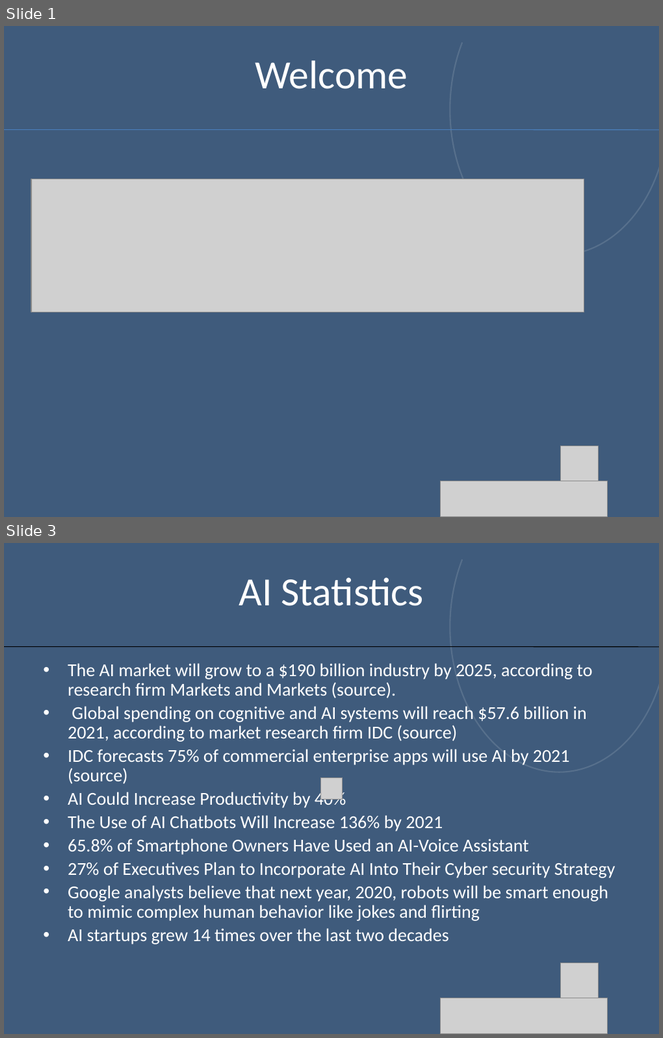
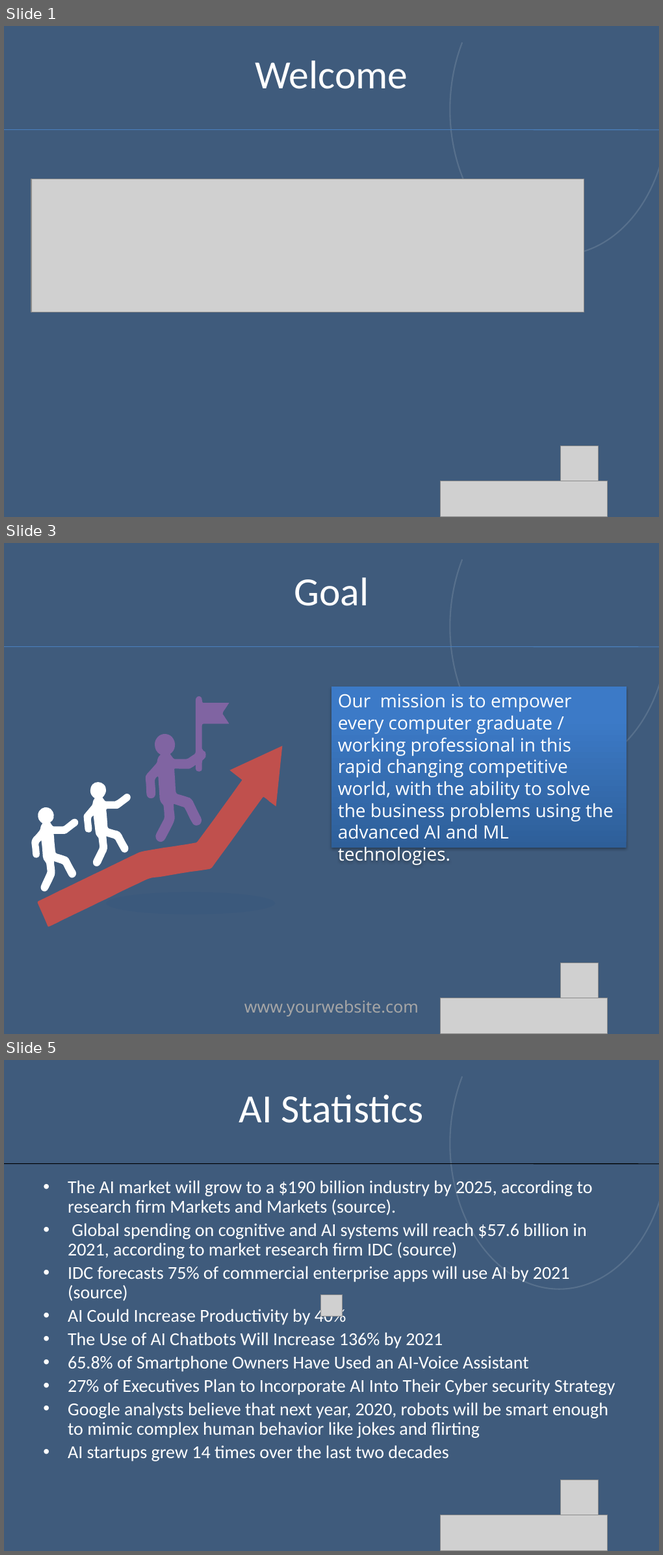
Before and after one commit to aimlearnings/DataScience, a slide deck: Introduction.pptx. Shown one above the other, each under a label of ours: slides 1 and 3 before the commit, slides 1, 3 and 5 after it; the slides between them are not shown. The pictures are 663x1038 and 663x1555 pixels, drawn with LibreOffice and Linux fonts; fonts in the diff are those of the drawing; grey boxes stand for pictures; background and template pictures are left out; a plain dark background stands for a picture behind light text. Boxes give left, top, right and bottom in pixels: in the first picture for what was removed or moved away, otherwise in the second. Text is boxed around its words. In the diff, an @@ line names an element or a change of style, - is before the commit and + after.

```diff
--- a/Introduction.pptx
+++ b/Introduction.pptx
@@ slide 3 added at (x1=4, y1=543, x2=659, y2=1034), background picture (left out); not listed: 2 template elements that a slide beside it also shows @@
@@ text added at (x1=294, y1=577, x2=369, y2=606), 44 pt, text #FFFFFF @@
+Goal
@@ line added from (4, 646) to (659, 647), #4B7EBC 0.75 pt @@
@@ rectangle added at (x1=332, y1=687, x2=627, y2=848), fill gradient #2F5F99 to #3D7CC7 to #3A7CCB, 20 pt, text #FFFFFF @@
+Our mission is to empower every computer graduate / working professional in this rapid changing competitive world, with the ability to solve the business problems using the advanced AI and ML technologies.
@@ group added at (x1=31, y1=696, x2=282, y2=928): 4 freeform shapes @@
@@ ellipse added at (x1=106, y1=892, x2=275, y2=915), fill #1F497D at 10% opacity @@
@@ picture added at (x1=561, y1=964, x2=598, y2=1001) @@
@@ text added at (x1=244, y1=1001, x2=419, y2=1017), 18 pt, text #A6A6A6 @@
+www.yourwebsite.com
@@ picture added at (x1=441, y1=999, x2=607, y2=1034) @@
@@ what was slide 3 is now slide 5 @@
```
Also in this commit, not shown: 2 other slides added, 1 slide removed, 4 other files.
